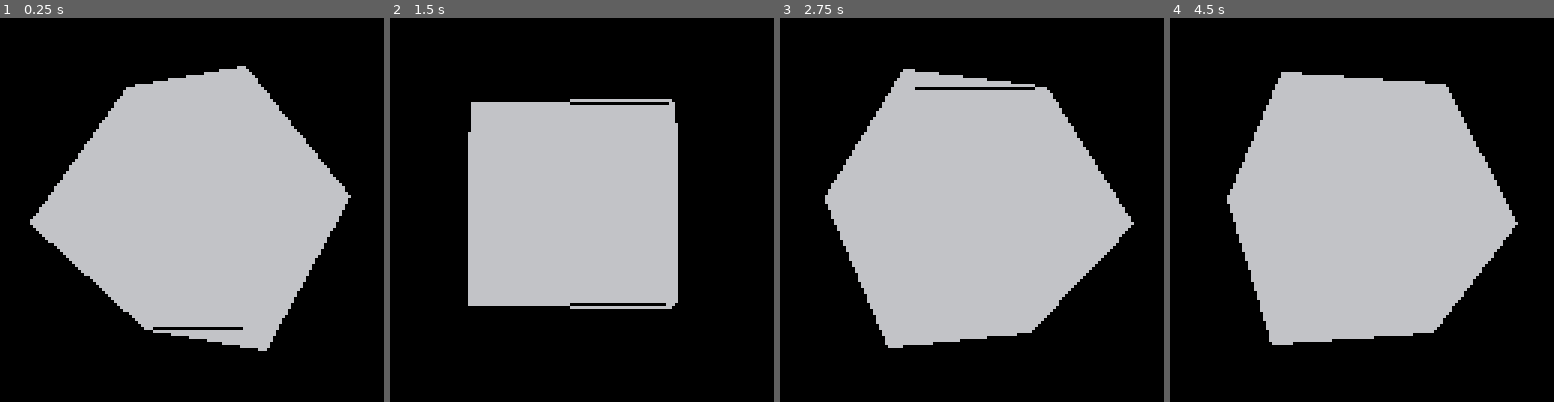
Above: before the commit, frames 1-4 (left to right).
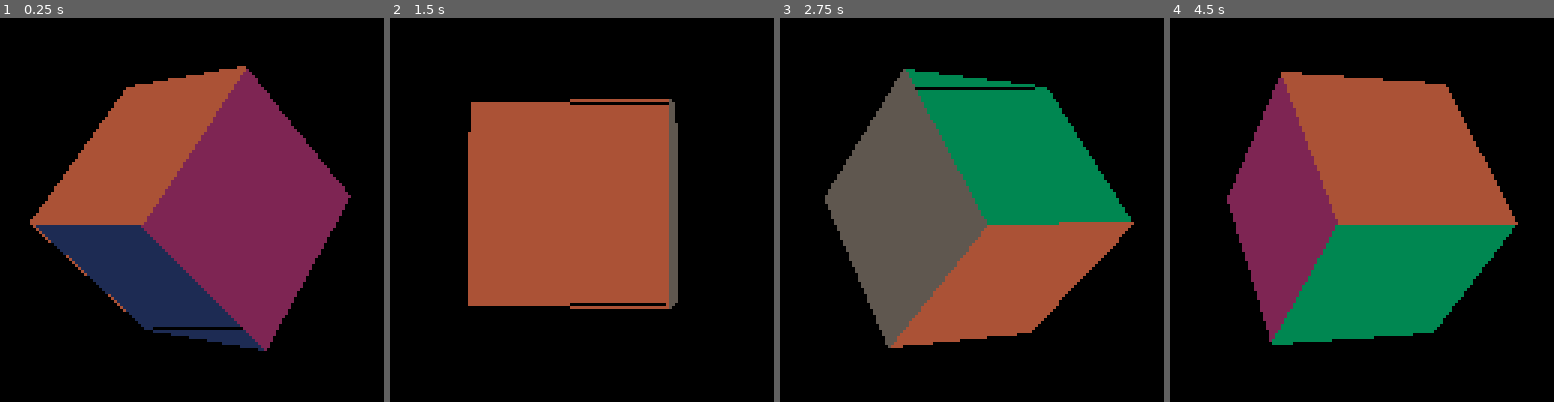
Above: after the commit, the same moments.

Repository: MrPicklePinosaur/pico8_carts
Game: PICO-8 cartridge 3d_renderer/3d.p8
Same seed, same stepped clock (60 frames per second), same inputs: the game is played once before the commit and once after it.
Inputs:
- Up to frame 1 (0.25 s): no input
- Up to frame 2 (1.5 s): no input
- Up to frame 3 (2.75 s): no input
- Up to frame 4 (4.5 s): no input

The runs differ from the first frame. In frame 1, 39% of the frame differs, in the area x 7-92%, y 12-87%; in frame 2, 29%; in frame 3, 40%; in frame 4, 40%, in the area x 14-91%, y 14-86%.

Commit message:
handle extra cases + face color

Diff:
--- a/3d_renderer/3d.p8
+++ b/3d_renderer/3d.p8
@@ -17,19 +17,20 @@
 }
 
 -- index buffer
+-- 3 vertex indices + color
 ib={
-{3,4,1},
-{2,1,4},
-{2,5,1},
-{6,5,2},
-{6,7,5},
-{6,8,7},
-{7,1,5},
-{7,3,1},
-{8,3,7},
-{8,4,3},
-{2,8,6},
-{2,4,8}
+{3,4,1, 1},
+{2,1,4, 1},
+{2,5,1, 2},
+{6,5,2, 2},
+{6,7,5, 3},
+{6,8,7, 3},
+{7,1,5, 4},
+{7,3,1, 4},
+{8,3,7, 5},
+{8,4,3, 5},
+{2,8,6, 6},
+{2,4,8, 6}
 }
 
 -- Construct a translation matrix
@@ -148,42 +149,50 @@
 end
 
 -- rasterize bottom flat triangle
-function raster_top(v1,v2,v3)
+function raster_top(v1,v2,v3,c)
   -- invslope
   m1 = (v2[1]-v1[1])/(v2[2]-v1[2])
   m2 = (v3[1]-v1[1])/(v3[2]-v1[2])
 
   cur_x1, cur_x2 = v1[1], v1[1]
   for i=v1[2],v2[2] do
-    line(cur_x1, i, cur_x2, i)
+    line(flr(cur_x1), i, flr(cur_x2), i, c)
     cur_x1 += m1
     cur_x2 += m2
   end
 end
 
-function raster_bot(v1,v2,v3)
+function raster_bot(v1,v2,v3,c)
   -- invslope
   m1 = (v3[1]-v1[1])/(v3[2]-v1[2])
   m2 = (v3[1]-v2[1])/(v3[2]-v2[2])
 
   cur_x1, cur_x2 = v3[1], v3[1]
   for i=v3[2],v1[2],-1 do
-      line(cur_x1, i, cur_x2, i)
+      line(flr(cur_x1), i, flr(cur_x2), i, c)
       cur_x1 -= m1
       cur_x2 -= m2
   end
 end
 
-function raster(tri)
+function raster(tri, c)
   -- sort vertices by y value
   v1,v2,v3=unpack(sort_vertices(tri))
 
-  v4={(v3[1]-v1[1])/(v3[2]-v1[2])*(v2[2]-v1[2])+v1[1], v2[2]} -- find the splitline
-  -- split the triangle into two triangles
-  raster_top(v1, v2, v4)
-  raster_bot(v2, v4, v3)
-
-
+  -- degenerate cases with only one triangle
+  if v2[2] == v3[2] then
+    raster_bot(v1, v2, v3)
+  elseif v1[2] == v2[2] then
+    raster_top(v1, v2, v3)
+  else
+    -- split the triangle into two triangles
+    v4={
+      (v3[1]-v1[1])/(v3[2]-v1[2])*(v2[2]-v1[2])+v1[1],
+      v2[2]
+    } -- find the splitline
+    raster_top(v1, v2, v4, c)
+    raster_bot(v2, v4, v3, c)
+  end
 end
 
 function _init()
@@ -267,7 +276,7 @@
             scr_points[p1],
             scr_points[p2],
             scr_points[p3]
-        })
+        }, tri[4])
       end
     end
   end
